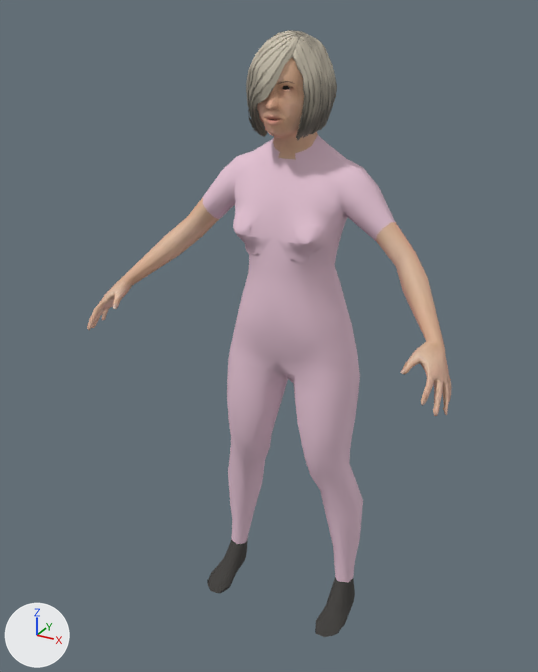
What one commit did to the glTF model assets/world/aerobics_1.mid.glb.
The view is the same before and after, from a 50 mm lens placed at (0.729, -1.475, 1.458), pointed at (-0.03, -0.095, 0.768). Arrows for +X, +Y and +Z are at lower left; the lights stay in place. The older version comes first. Vertices at exactly the same position are counted once.

The older version as bpy lines, for what is in view:
```python
ob_person_mesh = bpy.data.objects.new('person_mesh', me_person_mesh)
ob_person_mesh.location = (0.0, 0.0, 0.0)
```
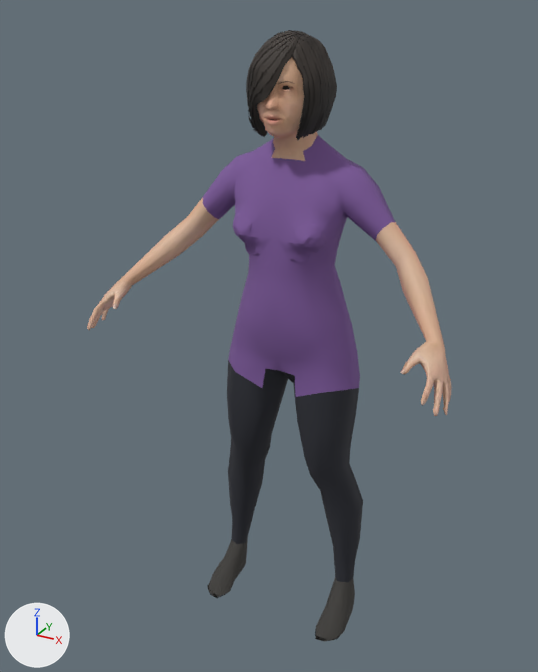
Pixel boxes [x1, y1, x2, y2] of what changed, in the pictures (538 x 672 px; the box of a moved part takes in the faces that stretch with it):
'person_mesh', surface changed, reshaped (darker)
    before: [87, 30, 452, 637]
    after: [87, 30, 452, 641]
part 1 of me_person_mesh, moved or reshaped
    both: [233, 211, 328, 254]
part 2 of me_person_mesh, moved or reshaped
    before: [315, 590, 355, 637]
    after: [315, 590, 355, 641]
part 3 of me_person_mesh, moved or reshaped
    before: [207, 552, 247, 593]
    after: [207, 552, 247, 598]
part 4 of me_person_mesh, recoloured
    both: [271, 149, 305, 161]
part 5 of me_person_mesh, recoloured (pale pink to dark grey)
    both: [227, 360, 363, 582]
part 6 of me_person_mesh, recoloured (pale pink to purple)
    both: [203, 135, 395, 397]

Patch to the scene script:
```diff
--- a/assets/world/aerobics_1.mid.glb.py
+++ b/assets/world/aerobics_1.mid.glb.py
@@ mat_hair @@
 n4 = _N.new('ShaderNodeMix'); n4.name = 'Mix'
 n4.inputs[0].default_value = 1.0  # 'Factor'
-n4.inputs[7].default_value = (0.597, 0.539, 0.429, 1.0)  # 'B', light grey #cbc2af
+n4.inputs[7].default_value = (0.0437, 0.0343, 0.0284, 1.0)  # 'B', dark grey #3b342f
 n5 = _N.new('ShaderNodeTexImage'); n5.name = 'Image Texture'
@@ mat_color_mindfront_female_trousers_1 @@
+mat_color_mindfront_female_trousers_1 = principled_material('color_mindfront_female_trousers_1')
+mat_color_mindfront_female_trousers_1.base_color = (0.0242, 0.0262, 0.0356)  # dark grey #2b2d35
+mat_color_mindfront_female_trousers_1.roughness = 0.9
@@ mat_color_world_t_shirt @@
+mat_color_world_t_shirt = principled_material('color_world_t_shirt')
+mat_color_world_t_shirt.base_color = (0.205, 0.102, 0.328)  # purple #7d5a9b
+mat_color_world_t_shirt.roughness = 0.9
@@ me_person_mesh @@
 # used by ob_person_mesh; location = (0.0, 0.0, 0.0)
-me_person_mesh.from_pydata(...)  # 3769 vertices, 6526 faces; spans x -0.432..0.432, y -0.286..0.071, z 0.01..1.419
+me_person_mesh.from_pydata(...)  # 3769 vertices, 6526 faces; spans x -0.432..0.432, y -0.286..0.071, z 0.0..1.419
+# me_person_mesh part 1: 300 vertices moved from x -0.107..0.107, y -0.142..-0.108, z 0.992..1.052 to x -0.108..0.108, y -0.143..-0.107, z 0.992..1.053; 8 vertices removed from x -0.091..0.091, y -0.137..-0.134, z 1.017..1.019; 8 vertices added at x -0.095..0.095, y -0.136..-0.132, z 1.015..1.024
+# me_person_mesh part 2: 33 vertices moved from x 0.13..0.201, y -0.174..0.003, z 0.01..0.023 to x 0.13..0.201, y -0.174..0.003, z 0.0
+# me_person_mesh part 3: 33 vertices moved from x -0.201..-0.13, y -0.174..0.003, z 0.01..0.023 to x -0.201..-0.13, y -0.174..0.003, z 0.0
+# me_person_mesh part 4: 12 faces spanning x -0.049..0.049, y -0.071..0.012, z 1.168..1.219 switch from mat_color_female_casualsuit01 (pale pink #e9c7d8) to mat_skin (picture img_image_3)
+# me_person_mesh part 5: 252 faces spanning x -0.189..0.188, y -0.123..0.039, z 0.089..0.687 switch from mat_color_female_casualsuit01 (pale pink #e9c7d8) to mat_color_mindfront_female_trousers_1 (dark grey #2b2d35)
+# me_person_mesh part 6: 1180 faces spanning x -0.23..0.23, y -0.143..0.071, z 0.619..1.219 switch from mat_color_female_casualsuit01 (pale pink #e9c7d8) to mat_color_world_t_shirt (purple #7d5a9b)
 me_person_mesh.materials.append(mat_color_shoes02)
```
